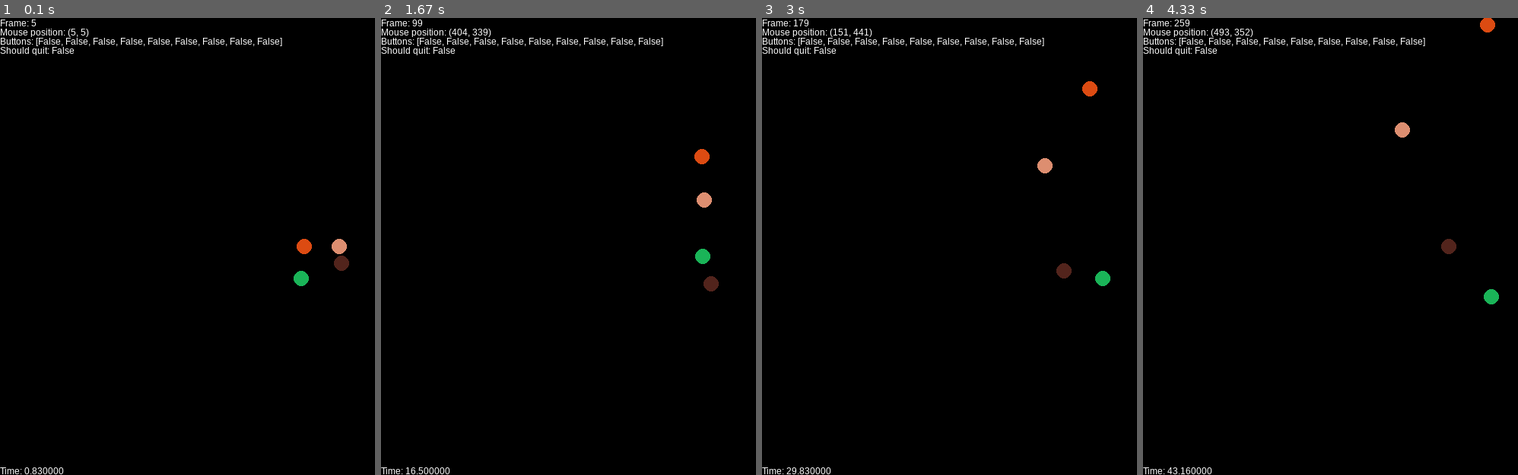
Above: before the commit, frames 1-4 (left to right).
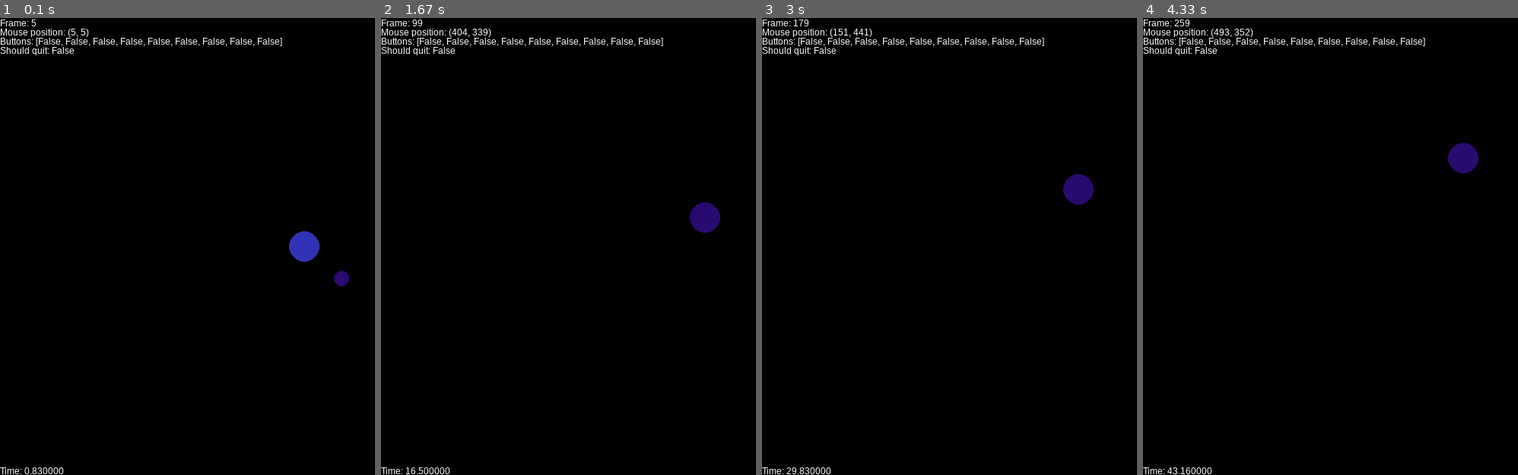
Above: after the commit, the same moments.

Repository: tiboras/IN104_Mathis_Miroux-Thibaud_Rasse
Game: pygame game, started from Project_TA/projet/main.py
Same seed, same stepped clock (60 frames per second), same inputs: the game is played once before the commit and once after it.
Inputs (mouse positions are in pixels of both pictures, inside the frame that each line leads up to):
- Up to frame 1 (0.1 s): no input
- Up to frame 2 (1.67 s): hold Right 0.33-0.8 s; move the mouse to (662, 264) at 0.37 s; hold Up 0.83-1.13 s; move the mouse to (outside the picture) at 0.87 s; hold Right 1.17-1.63 s; move the mouse to (688, 273) at 1.2 s
- Up to frame 3 (3 s): hold Left 1.67-2.2 s; move the mouse to (919, 251) at 1.7 s; hold Down 2.23-2.53 s; move the mouse to (1125, 347) at 2.27 s; hold Left 2.57-2.97 s; move the mouse to (878, 356) at 2.6 s
- Up to frame 4 (4.33 s): hold Up 3-3.37 s; move the mouse to (outside the picture) at 3.03 s; hold Right 3.4-4.03 s; move the mouse to (outside the picture) at 3.43 s; hold Down from 4.07 s (still down); move the mouse to (1517, 287) at 4.1 s

The runs differ from the first frame. In frame 1, 0.8% of the frame differs, in the area x 77-94%, y 46-59%; in frame 2, 0.8%; in frame 3, 0.8%; in frame 4, 0.8%.

Commit message:
Update main.py

Diff:
--- a/Project_TA/projet/main.py
+++ b/Project_TA/projet/main.py
@@ -22,7 +22,7 @@
 
 if __name__ == "__main__":
     #tuple(np.random.randint(256, size=3))
-    type=2
+    type=1
 
     if type==0:                                             #cas 1 pour présenter la satelisation
         b1 = Body(Vector2(0, 0),
